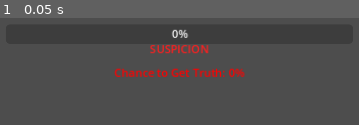
Above: before the commit, frame 1.
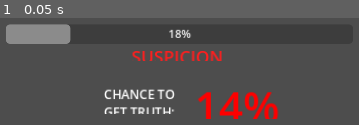
Above: after the commit, the same moment.

Repository: whatgum/GAMEJAM2022
Game: Godot game, scene res://main.tscn
The game is run twice, just before and just after one commit, with the same random seed, the same clock (stepped at 60 frames per second) and the same inputs.
Inputs:
- Up to frame 1 (0.05 s): no input

The runs differ from the first frame. In frame 1, 12% of the frame differs, in the area x 1-78%, y 5-95%.
Error after the commit: Invalid call. Nonexistent function 'interpolate' in base 'Gradient'. (res://CoersionMinigame.gd:81)

Commit message:
Tiny changes on coersion, pushing to solve merge

Diff:
--- a/COPS/CoersionMinigame.gd
+++ b/COPS/CoersionMinigame.gd
@@ -23,9 +23,10 @@
 var susIncreaseMin : float = 10
 var susIncreaseMax : float = 25
 
-var susBar
-var truthChanceLabel
-# decimal between 0.0 and 1.0. Probability of success for Asking Nicely
+var susBar : ProgressBar
+var truthChanceLabel : RichTextLabel
+@export var chanceRamp : Gradient
+# decimal between 0 and 100. Probability of success for Asking Nicely
 var realChance : float = 0
 var chanceIncreaseMax : float = 25
 
@@ -46,20 +47,35 @@
 
 # Called every frame. 'delta' is the elapsed time since the previous frame.
 func _process(delta):
+	updateGUI(delta)
 	pass
 
 func sweetTalk():
 	# increase sus
 	var susRoll = randf_range(susIncreaseMin, susIncreaseMax)
+	print(susRoll)
 	suspicion += susRoll
-
+	print(suspicion)
 	# increase chances. scale chance increase with how high the sus changed
 	var chanceModifier = (
 		susRoll - susIncreaseMin)/(
 			susIncreaseMax-susIncreaseMin)
 
 	var chanceIncrease = chanceIncreaseMax*chanceModifier
+	print(chanceIncrease)
 	realChance += chanceIncrease
-
+	print(realChance)
 	# decrease sus decay speed
 	# TODO resuming this in the morning
+
+# little helper function where you pass in a number between 0 and 1.0, and it
+# will return a color more red as it gets closer to 0, and more green as it
+# gets closer to 1. Using this so it visually shows how decent your chances
+# are
+func getColorByPercent(percent):
+	pass
+
+func updateGUI(delta):
+	susBar.value = suspicion
+	truthChanceLabel.text = str(int(realChance)) + "%"
+	truthChanceLabel.modulate = chanceRamp.interpolate(realChance/100)
--- /dev/null
+++ b/COPS/CoersionScene.tscn
@@ -0,0 +1,118 @@
+[gd_scene load_steps=4 format=3 uid="uid://cktpm3hemd7mf"]
+
+[ext_resource type="Script" path="res://CoersionMinigame.gd" id="1_68jlx"]
+[ext_resource type="Theme" uid="uid://dfuo2s12dh10a" path="res://gameTheme.tres" id="2_bsgad"]
+
+[sub_resource type="Gradient" id="Gradient_oruag"]
+interpolation_mode = 2
+colors = PackedColorArray(1, 0.0470588, 0.0901961, 1, 0, 1, 0, 1)
+
+[node name="CoersionMinigame" type="Node2D"]
+position = Vector2(532, 0)
+script = ExtResource( "1_68jlx" )
+chanceRamp = SubResource( "Gradient_oruag" )
+
+[node name="SuspicionZone" type="Control" parent="."]
+anchor_left = 0.5
+anchor_right = 0.5
+offset_left = -331.0
+offset_top = 15.0
+offset_right = 331.0
+offset_bottom = 122.0
+__meta__ = {
+"_edit_use_anchors_": false
+}
+
+[node name="ProgressBar" type="ProgressBar" parent="SuspicionZone"]
+anchor_left = 0.5
+anchor_right = 0.5
+offset_left = -250.0
+offset_right = 250.0
+offset_bottom = 27.0
+layout_direction = 2
+rect_min_size = Vector2(0.063, 0)
+theme = ExtResource( "2_bsgad" )
+step = 1.0
+percent_visible = false
+__meta__ = {
+"_edit_use_anchors_": false
+}
+
+[node name="SuspicionLabel" type="RichTextLabel" parent="SuspicionZone"]
+anchor_left = 0.5
+anchor_top = 0.5
+anchor_right = 0.5
+anchor_bottom = 0.5
+offset_left = -69.0
+offset_top = -25.5
+offset_right = 69.0
+offset_bottom = -0.5
+theme = ExtResource( "2_bsgad" )
+theme_override_colors/default_color = Color(1, 0.117647, 0.117647, 1)
+theme_override_font_sizes/normal_font_size = 25
+text = "SUSPICION"
+scroll_active = false
+__meta__ = {
+"_edit_use_anchors_": false
+}
+
+[node name="@@20580" type="VScrollBar" parent="SuspicionZone/SuspicionLabel"]
+visible = false
+anchor_right = 1.0
+anchor_bottom = 1.0
+max_value = 23.0
+step = 1.0
+page = 23.0
+
+[node name="TruthChance" type="RichTextLabel" parent="SuspicionZone"]
+anchor_left = 0.5
+anchor_top = 1.0
+anchor_right = 0.5
+anchor_bottom = 1.0
+offset_left = 22.0
+offset_top = -31.0
+offset_right = 227.0
+offset_bottom = 29.0
+theme = ExtResource( "2_bsgad" )
+theme_override_colors/default_color = Color(1, 0, 0, 1)
+theme_override_font_sizes/normal_font_size = 61
+text = "0%"
+bbcode_enabled = true
+scroll_active = false
+__meta__ = {
+"_edit_use_anchors_": false
+}
+
+[node name="@@20581" type="VScrollBar" parent="SuspicionZone/TruthChance"]
+visible = false
+anchor_right = 1.0
+anchor_bottom = 1.0
+max_value = 23.0
+step = 1.0
+page = 23.0
+
+[node name="TruthChance2" type="RichTextLabel" parent="SuspicionZone"]
+anchor_left = 0.5
+anchor_top = 1.0
+anchor_right = 0.5
+anchor_bottom = 1.0
+offset_left = -109.0
+offset_top = -19.0
+offset_right = -1.0
+offset_bottom = 21.0
+theme = ExtResource( "2_bsgad" )
+theme_override_colors/default_color = Color(1, 1, 1, 1)
+theme_override_font_sizes/normal_font_size = 18
+text = "CHANCE TO GET TRUTH:"
+scroll_active = false
+__meta__ = {
+"_edit_use_anchors_": false
+}
+
+[node name="20581" type="VScrollBar" parent="SuspicionZone/TruthChance2"]
+visible = false
+anchor_right = 1.0
+anchor_bottom = 1.0
+max_value = 23.0
+step = 1.0
+page = 23.0
--- a/COPS/main.tscn
+++ b/COPS/main.tscn
@@ -1,6 +1,6 @@
 [gd_scene load_steps=3 format=3 uid="uid://dsc2apayw57u1"]
 
-[ext_resource type="Script" path="res://CoersionMinigame.gd" id="1_ck6mc"]
+[ext_resource type="PackedScene" uid="uid://cktpm3hemd7mf" path="res://CoersionScene.tscn" id="1_t1pst"]
 
 [sub_resource type="RectangleShape2D" id="RectangleShape2D_e3hik"]
 size = Vector2(371, 462)
@@ -16,62 +16,4 @@
 [node name="CollisionShape2D" type="CollisionShape2D" parent="SuspectPlaceholder"]
 shape = SubResource( "RectangleShape2D_e3hik" )
 
-[node name="CoersionMinigame" type="Node2D" parent="."]
-position = Vector2(532, 0)
-script = ExtResource( "1_ck6mc" )
-
-[node name="SuspicionZone" type="Control" parent="CoersionMinigame"]
-anchor_left = 0.5
-anchor_right = 0.5
-offset_left = -331.0
-offset_top = 15.0
-offset_right = 331.0
-offset_bottom = 122.0
-__meta__ = {
-"_edit_use_anchors_": false
-}
-
-[node name="ProgressBar" type="ProgressBar" parent="CoersionMinigame/SuspicionZone"]
-anchor_left = 0.5
-anchor_right = 0.5
-offset_left = -250.0
-offset_right = 250.0
-offset_bottom = 27.0
-layout_direction = 2
-rect_min_size = Vector2(0.063, 0)
-step = 1.0
-__meta__ = {
-"_edit_use_anchors_": false
-}
-
-[node name="SuspicionLabel" type="RichTextLabel" parent="CoersionMinigame/SuspicionZone"]
-anchor_left = 0.5
-anchor_top = 0.5
-anchor_right = 0.5
-anchor_bottom = 0.5
-offset_left = -43.0
-offset_top = -29.5
-offset_right = 43.0
-offset_bottom = -4.5
-theme_override_colors/default_color = Color(1, 0.117647, 0.117647, 1)
-text = "SUSPICION"
-scroll_active = false
-__meta__ = {
-"_edit_use_anchors_": false
-}
-
-[node name="TruthChance" type="RichTextLabel" parent="CoersionMinigame/SuspicionZone"]
-anchor_left = 0.5
-anchor_top = 1.0
-anchor_right = 0.5
-anchor_bottom = 1.0
-offset_left = -94.0
-offset_top = -49.0
-offset_right = 94.0
-offset_bottom = -24.0
-theme_override_colors/default_color = Color(1, 0, 0, 1)
-text = "Chance to Get Truth: 0%"
-scroll_active = false
-__meta__ = {
-"_edit_use_anchors_": false
-}
+[node name="CoersionMinigame" parent="." instance=ExtResource( "1_t1pst" )]
